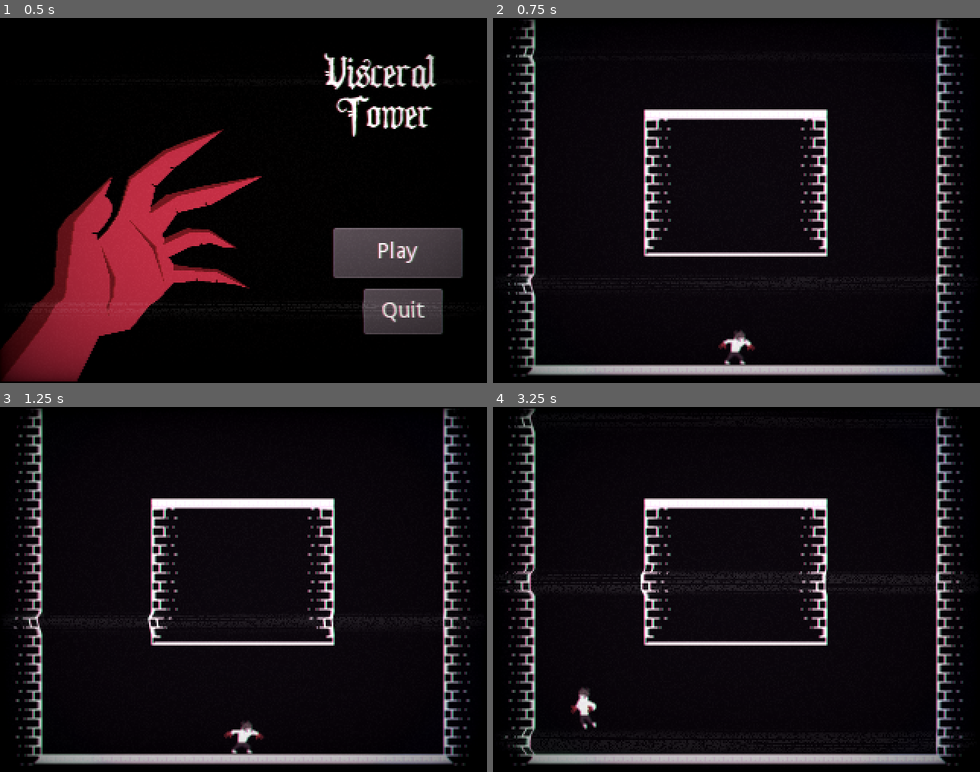
Above: before the commit, frames 1-4 (two rows, left to right).
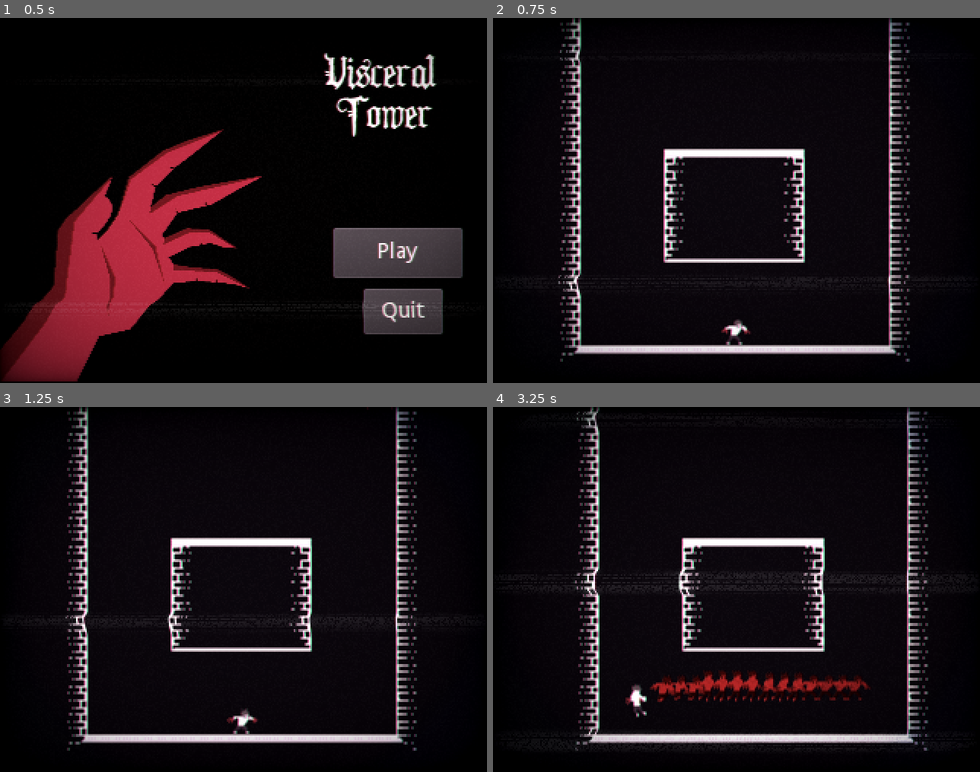
Above: after the commit, the same moments.

Repository: Luxxdev/GameJamPlus
Game: Godot game, scene res://Scenes/TitleScreen.tscn
Same seed, same stepped clock (60 frames per second), same inputs: the game is played once before the commit and once after it. The engine's default icon, where the game draws it, is replaced by a stand-in: a white triangle on a blue panel in a dark square.
Inputs:
- Up to frame 1 (0.5 s): no input
- Up to frame 2 (0.75 s): click "Play" at 0.5 s
- Up to frame 3 (1.25 s): no input
- Up to frame 4 (3.25 s): hold Right (ui_right) 1.28-2.78 s; tap C (Dash) at 1.35, 2.1, 2.85 s; tap Space (Jump) at 1.52, 2.27 s; hold Left (ui_left) from 2.78 s (still down)

Frame 1 is identical in both runs. In frame 2, 18% of the frame differs, in the area x 2-97%, y 0-99%; in frame 3, 18%; in frame 4, 19%.

Commit message:
Player dash trail experiments
Particles

Diff:
--- a/Objects/Player.tscn
+++ b/Objects/Player.tscn
@@ -94,6 +94,30 @@
 
 [sub_resource type="CircleShape2D" id=6]
 radius = 104.335
+
+[sub_resource type="CanvasItemMaterial" id=15]
+particles_animation = true
+particles_anim_h_frames = 4
+particles_anim_v_frames = 4
+particles_anim_loop = true
+
+[sub_resource type="Gradient" id=12]
+offsets = PoolRealArray( 0.548387, 1 )
+colors = PoolColorArray( 0.992188, 0, 0, 1, 0.694118, 0.0235294, 0.0235294, 0 )
+
+[sub_resource type="GradientTexture" id=13]
+gradient = SubResource( 12 )
+
+[sub_resource type="ParticlesMaterial" id=14]
+flag_disable_z = true
+direction = Vector3( 0, 0, 0 )
+gravity = Vector3( 0, 0, 0 )
+orbit_velocity = 0.0
+orbit_velocity_random = 0.0
+color = Color( 0.8, 0.054902, 0.054902, 1 )
+color_ramp = SubResource( 13 )
+anim_speed = 0.5
+anim_offset = 0.7
 
 [node name="Player" type="KinematicBody2D" groups=["Player"]]
 collision_layer = 2
@@ -169,6 +193,16 @@
 "_edit_lock_": true
 }
 
+[node name="Particles2D" type="Particles2D" parent="."]
+material = SubResource( 15 )
+emitting = false
+amount = 24
+lifetime = 0.5
+explosiveness = 0.5
+local_coords = false
+process_material = SubResource( 14 )
+texture = ExtResource( 1 )
+
 [connection signal="area_entered" from="Sprite/AttackArea" to="." method="_on_AttackArea_area_entered"]
 [connection signal="timeout" from="DashTimer" to="." method="_on_DashTimer_timeout"]
 [connection signal="area_entered" from="DetectionArea" to="." method="_on_DetectionArea_area_entered"]
--- a/Scenes/TestScene.tscn
+++ b/Scenes/TestScene.tscn
@@ -49,9 +49,10 @@
 [node name="Camera2D" type="Camera2D" parent="Player"]
 position = Vector2( 1, 0 )
 current = true
-limit_left = 0
-limit_right = 320
-limit_bottom = 300
+zoom = Vector2( 1.3, 1.3 )
+limit_left = -80
+limit_right = 400
+limit_bottom = 320
 drag_margin_h_enabled = true
 drag_margin_v_enabled = true
 smoothing_enabled = true
--- a/Scripts/PlayerScript.gd
+++ b/Scripts/PlayerScript.gd
@@ -211,7 +211,7 @@
 			temp.append([i, i.global_position.distance_to(global_position)])
 		temp.sort_custom(MyCustomSorter, "sort_ascending_by_second_element")
 		direction = (temp[0][0].global_position - global_position).normalized()
-	print(direction)
+	#print(direction)
 	return direction
 
 class MyCustomSorter:
@@ -231,13 +231,14 @@
 		stunned = false
 
 func Dash():
+	$Particles2D.emitting = true
 	dashDirection = GetDirection() * dashSpeed
 	animPlayer.play("Attack")
 	dashTimer.start()
 	dashCooldown.start()
 	isDashing = true
 	attackAreaColl.disabled = false
-	print(lastXMovement)
+	#print(lastXMovement)
 	if lastXMovement == -1:
 		pass
 	elif lastXMovement == 1:
@@ -245,6 +246,8 @@
 	yield(get_tree().create_timer(0.01), "timeout")
 	canDash = false
 	canJump = false #IF não acertar um inimigo
+	yield(get_tree().create_timer(0.5), "timeout")
+	$Particles2D.emitting = false
 
 func HandleAnimations():
 	if isDashing:
Not shown: 1 places in Objects/Player.tscn that only renumber resources
